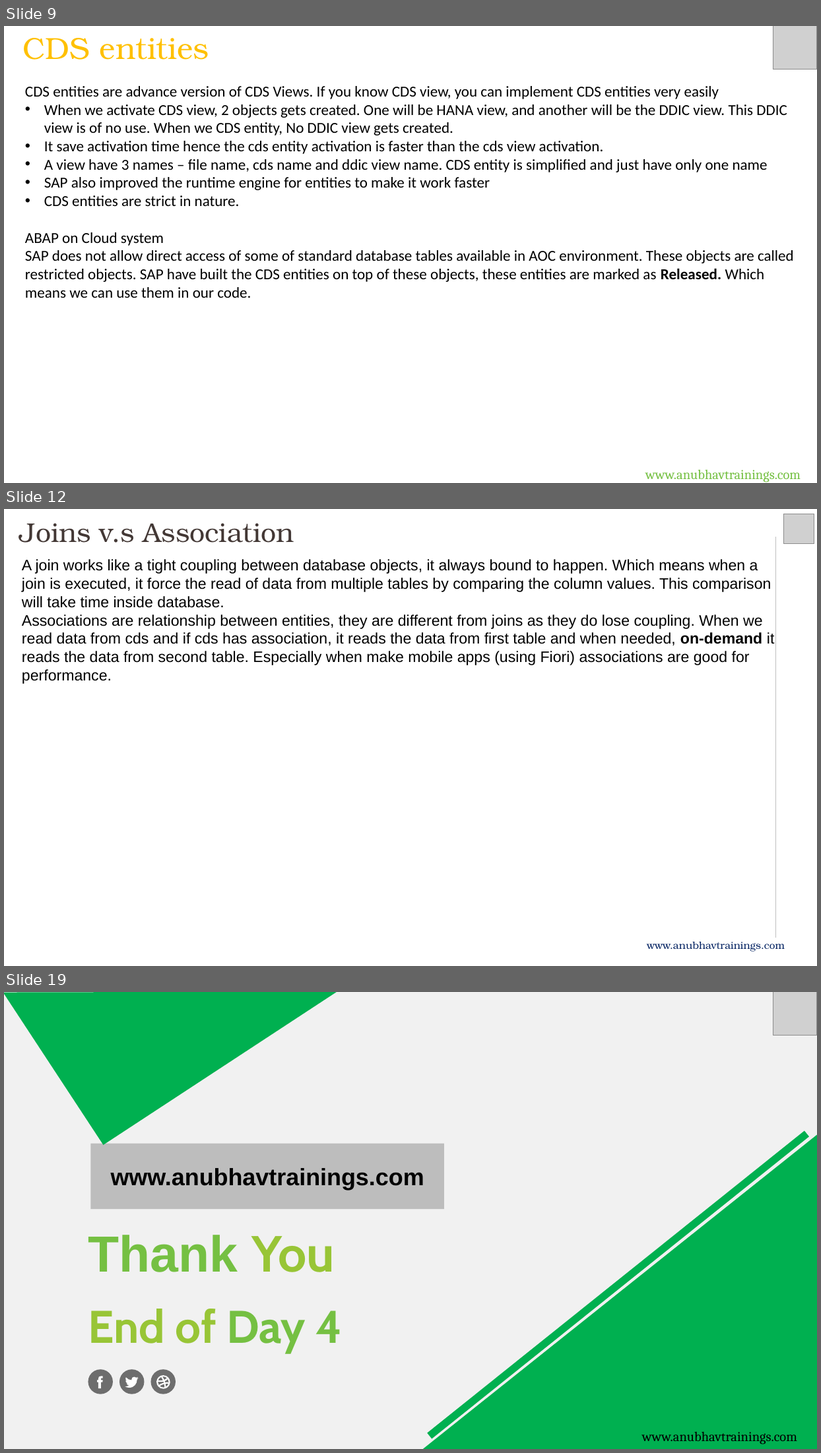
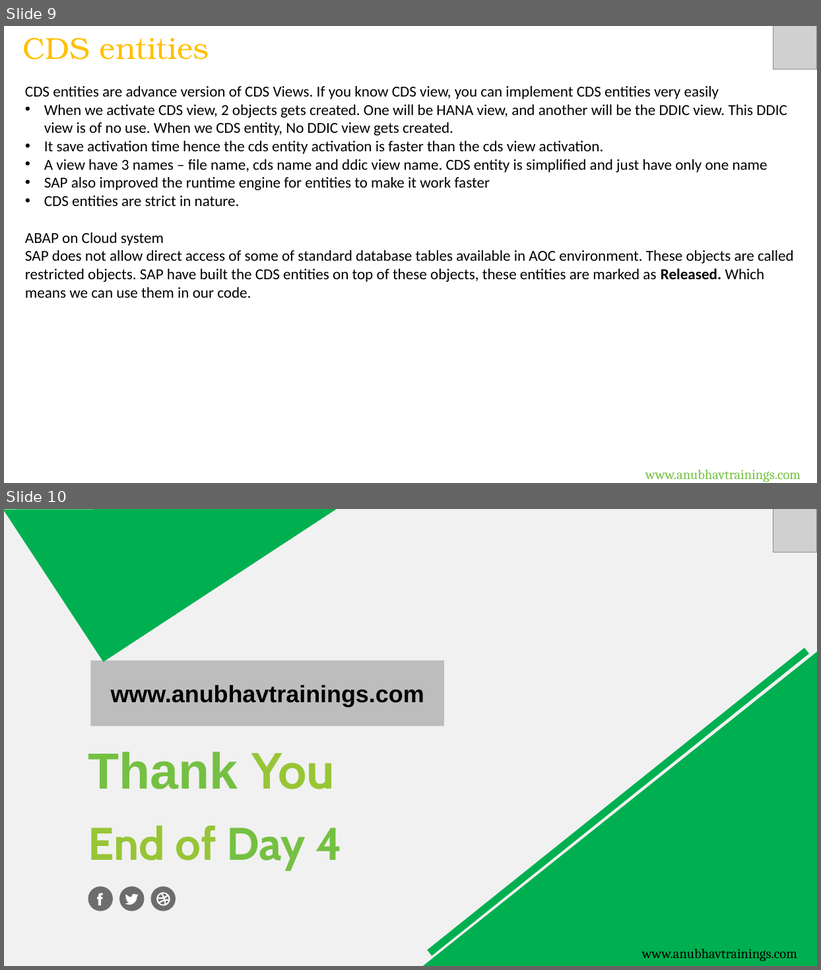
Before and after one commit to soyuztechnologies/CDS_AMDP_RAP_Training_60H, a slide deck: Day 4/DAY-4.pptx. Shown one above the other, each under a label of ours: slides 9, 12 and 19 before the commit, slides 9 and 10 after it; the slides between them are not shown. The pictures are 821x1453 and 821x970 pixels, drawn with LibreOffice and Linux fonts; fonts in the diff are those of the drawing; grey boxes stand for pictures. Boxes give left, top, right and bottom in pixels: in the first picture for what was removed or moved away, otherwise in the second. Text is boxed around its words. In the diff, an @@ line names an element or a change of style, - is before the commit and + after.

```diff
--- a/Day 4/DAY-4.pptx
+++ b/Day 4/DAY-4.pptx
@@ slide 12 removed at <box>4,509,817,966</box>, background #FFFFFF @@
@@ text removed at <box>19,523,294,543</box> @@
-Joins v.s Association
@@ picture removed at <box>784,514,814,544</box> @@
@@ line removed from (776, 537) to (776, 939) @@
@@ text removed at <box>22,559,775,684</box> @@
-A join works like a tight coupling between database objects, it always bound to happen. Which means when a join is executed, it force the read of data from multiple tables by comparing the column values. This comparison will take time inside database.
-Associations are relationship between entities, they are different from joins as they do lose coupling. When we read data from cds and if cds has association, it reads the data from first table and when needed, on-demand it reads the data from second table. Especially when make mobile apps (using Fiori) associations are good for performance.
@@ text removed at <box>647,942,785,952</box> @@
-www.anubhavtrainings.com
@@ what was slide 19 is now slide 10 @@
```
Also in this commit, not shown: 8 other slides removed, 7 other files.
